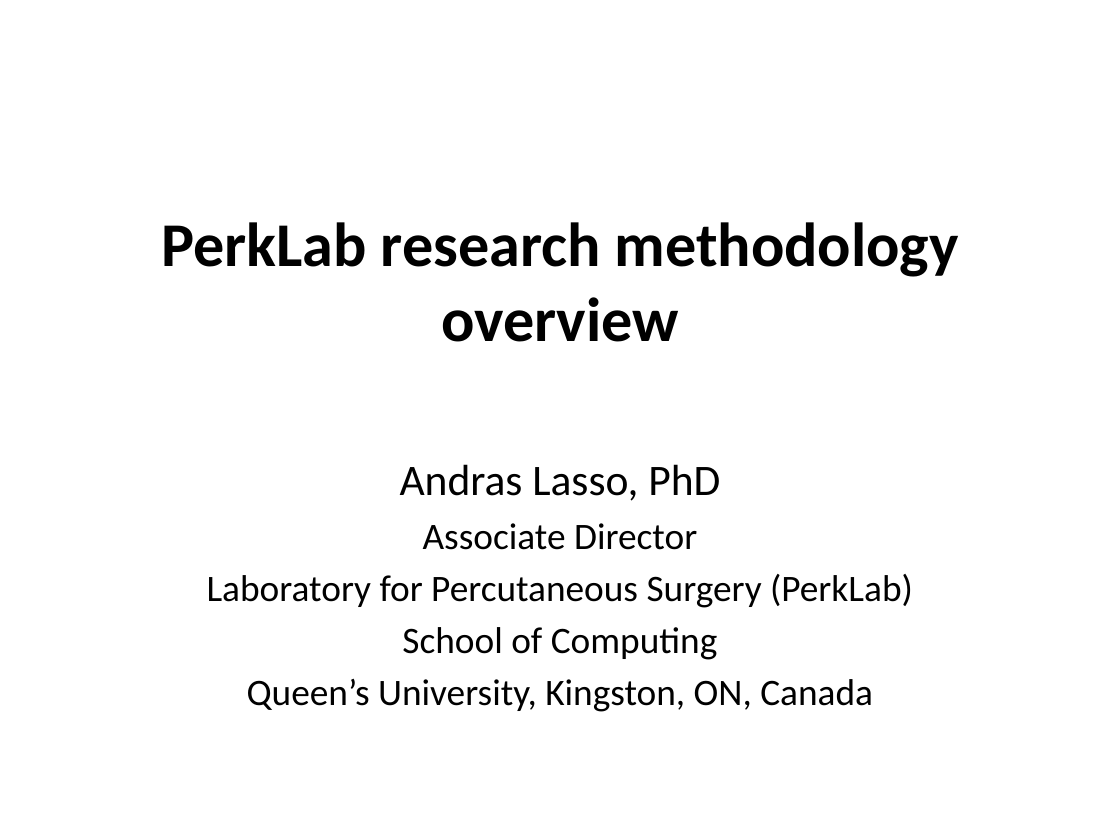
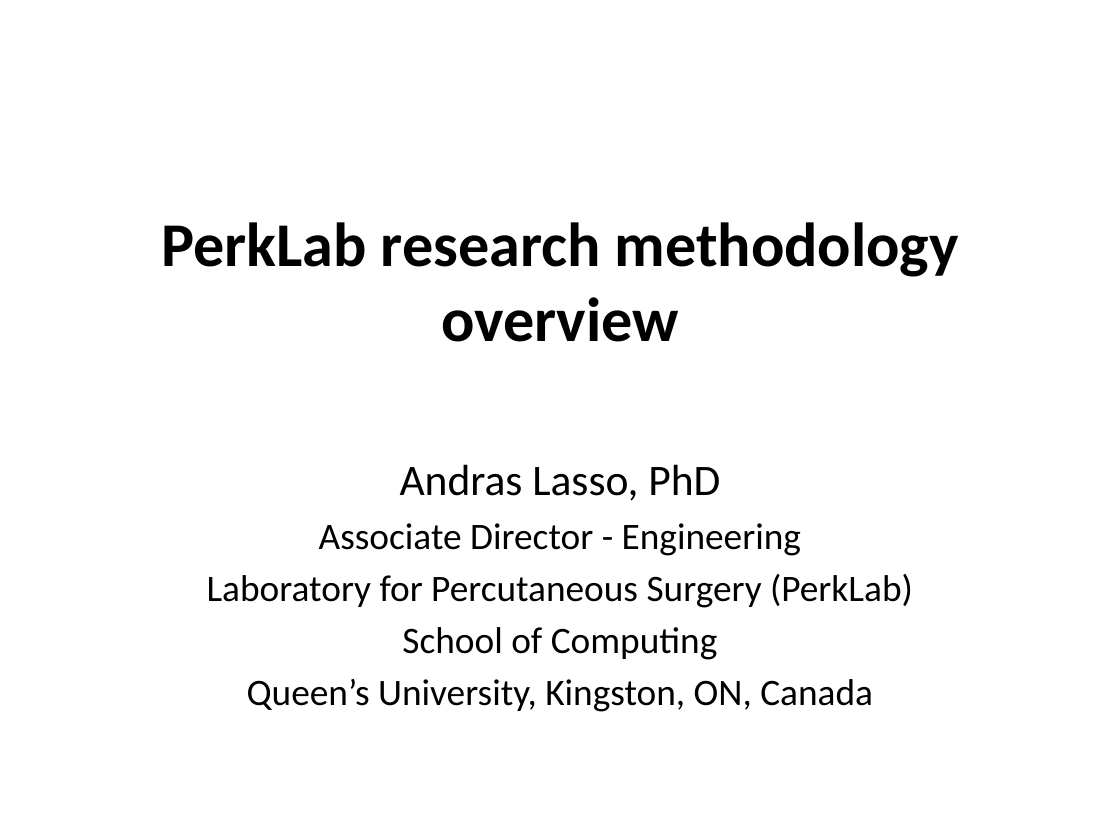
Before and after one commit to PerkLab/PerkLabBootcamp, a slide deck: slide 1 of Doc/day1_1_PerkLabResearchMethodology.pptx. Drawn at 1120x840 pixels with LibreOffice and Linux fonts; fonts in the diff are those of the drawing; background and template pictures are left out. Boxes give left, top, right and bottom in pixels: in the first picture for what was removed or moved away, otherwise in the second. Text is boxed around its words. In the diff, an @@ line names an element or a change of style, - is before the commit and + after.

```diff
--- a/Doc/day1_1_PerkLabResearchMethodology.pptx
+++ b/Doc/day1_1_PerkLabResearchMethodology.pptx
@@ subtitle at (x1=319, y1=523, x2=801, y2=556): text changed @@
-Associate Director
+Associate Director - Engineering
```
Also in this commit, not shown: 1 other slide changed, 2 other files.
